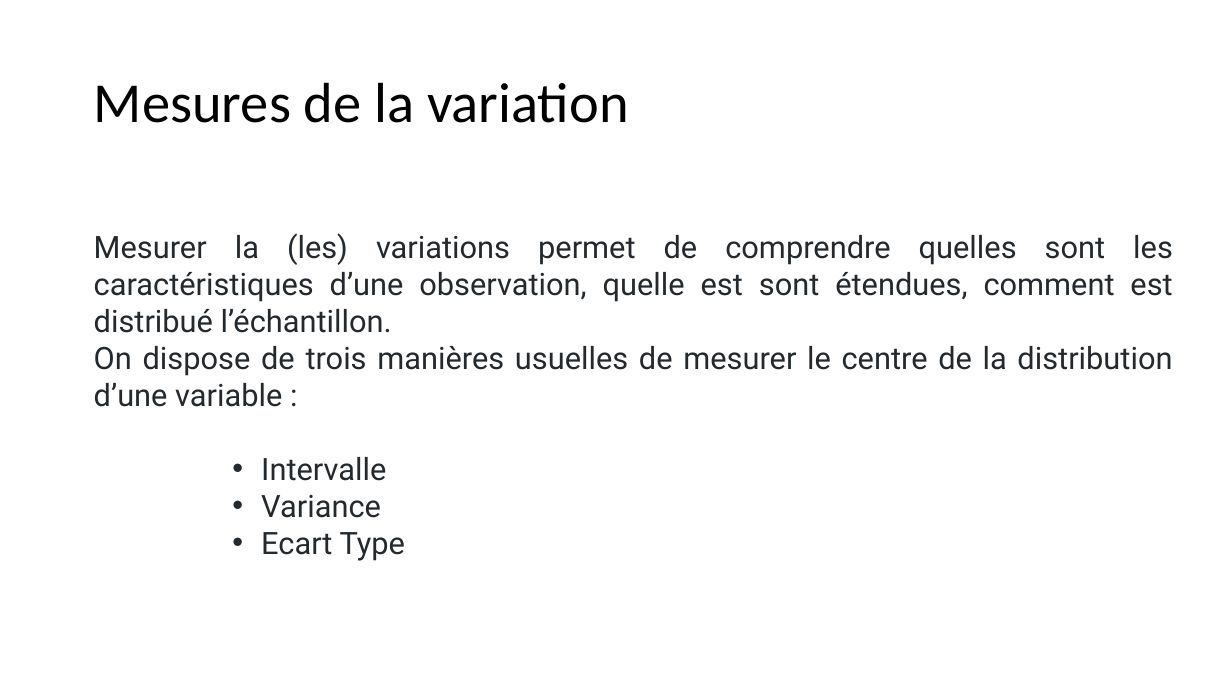
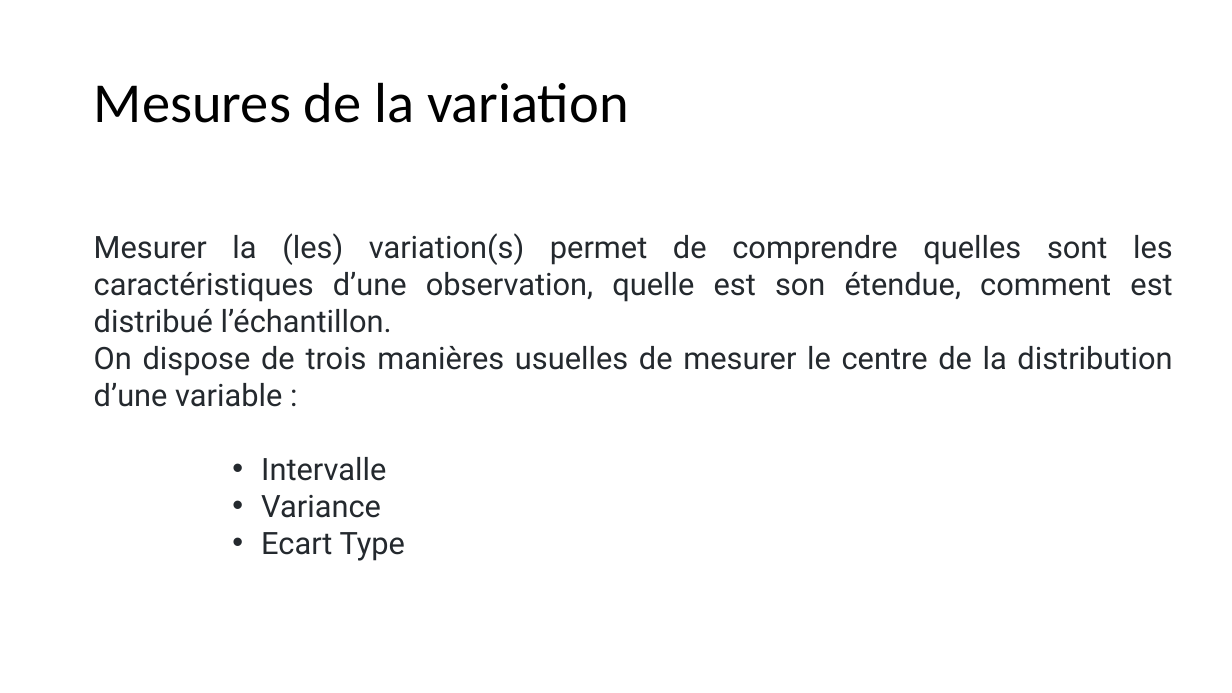
Before and after one commit to Arkantick/Enseignement_EPSI_LangageR, a slide deck: slide 30 of EPSI/Langage R/Statistiques Descriptives/Statistiques_Descriptives_R_Cours.pptx (slide 29 before the commit). Drawn at 1232x693 pixels with LibreOffice and Linux fonts; fonts in the diff are those of the drawing. Boxes give left, top, right and bottom in pixels: in the first picture for what was removed or moved away, otherwise in the second. Text is boxed around its words. In the diff, an @@ line names an element or a change of style, - is before the commit and + after.

```diff
--- a/EPSI/Langage R/Statistiques Descriptives/Statistiques_Descriptives_R_Cours.pptx
+++ b/EPSI/Langage R/Statistiques Descriptives/Statistiques_Descriptives_R_Cours.pptx
@@ text at (94,233,1173,333): text changed @@
-Mesurer la (les) variations permet de comprendre quelles sont les caractéristiques d’une observation, quelle est sont étendues, comment est distribué l’échantillon.
+Mesurer la (les) variation(s) permet de comprendre quelles sont les caractéristiques d’une observation, quelle est son étendue, comment est distribué l’échantillon.
```
Also in this commit, not shown: 7 other slides changed, 7 slides added, 2 slides removed, 1 other file.
